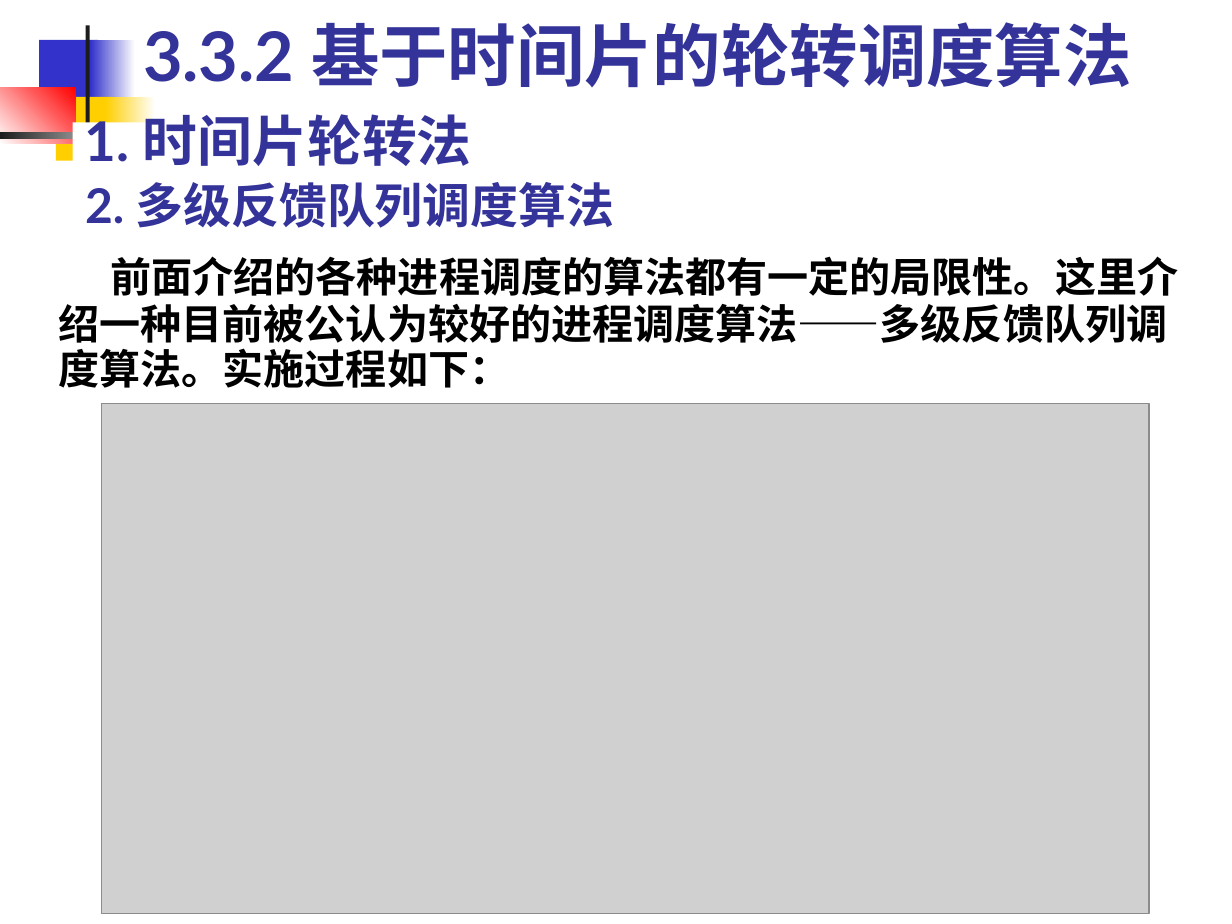
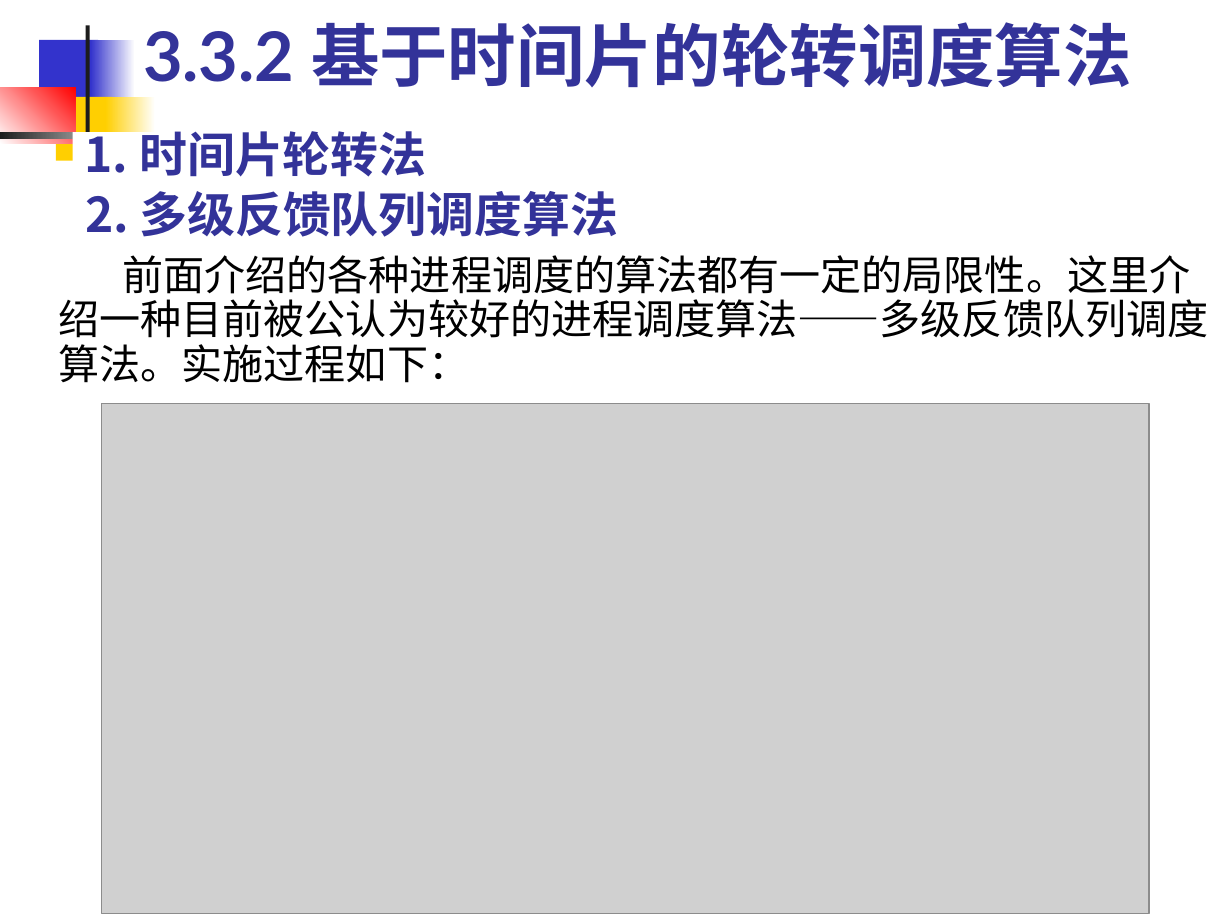
Before and after one commit to edu2act/course-OS, a slide deck: slide 39 of materials/slides/OS_Chap 3.ppt. Drawn at 1232x924 pixels with LibreOffice and Linux fonts; fonts in the diff are those of the drawing; grey boxes stand for pictures. Boxes give left, top, right and bottom in pixels: in the first picture for what was removed or moved away, otherwise in the second. Text is boxed around its words. In the diff, an @@ line names an element or a change of style, - is before the commit and + after.

```diff
--- a/materials/slides/OS_Chap 3.ppt
+++ b/materials/slides/OS_Chap 3.ppt
@@ text "1. 时间片轮转法": place and size @@
-text "1. 时间片轮转法" at <box>85,105,472,166</box>
+text "1. 时间片轮转法" at <box>85,123,426,177</box>
@@ text "1. 时间片轮转法" at <box>85,123,426,177</box>: size 32 to 28 pt, font Lato to Noto Sans CJK SC @@
@@ title "2. 多级反馈队列调度算法": place and size @@
-title "2. 多级反馈队列调度算法" at <box>85,182,614,228</box>
+title "2. 多级反馈队列调度算法" at <box>85,191,618,237</box>
@@ title "2. 多级反馈队列调度算法" at <box>85,191,618,237</box>: font Lato to Noto Sans CJK SC @@
@@ text "前面介绍的各种进程调度的算法都有一定的局限性。这里介绍一种目前被公认为较好的进程调度算法——多级反馈队列调度算法。实施过 ..." at <box>58,255,1208,383</box>: font Lato to Times New Roman, bold off @@
```
Also in this commit, not shown: 113 other slides changed, 7 other files.
